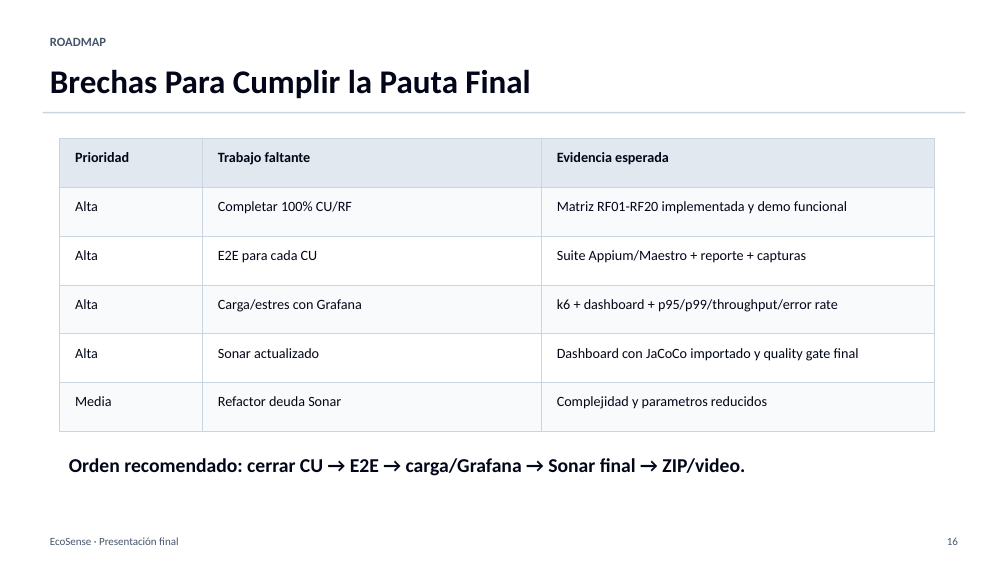
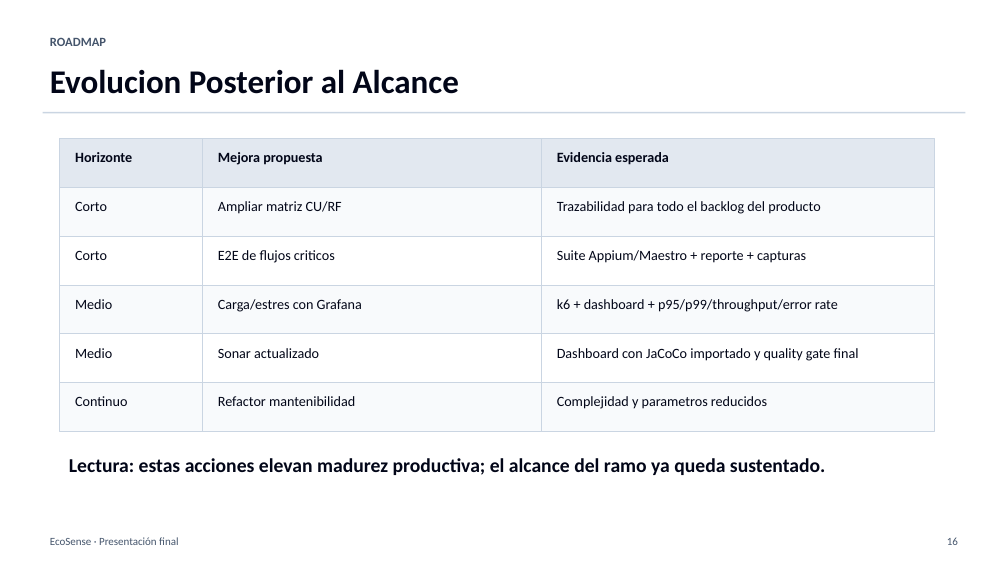
Before and after one commit to Billyflin/UfroSustentableApp, a slide deck: slide 16 of docs/presentacion-final-ecosense.pptx. Drawn at 1008x567 pixels with LibreOffice and Linux fonts; fonts in the diff are those of the drawing. Boxes give left, top, right and bottom in pixels: in the first picture for what was removed or moved away, otherwise in the second. Text is boxed around its words. In the diff, an @@ line names an element or a change of style, - is before the commit and + after.

```diff
--- a/docs/presentacion-final-ecosense.pptx
+++ b/docs/presentacion-final-ecosense.pptx
@@ text at (x1=50, y1=69, x2=459, y2=94): text changed @@
-Brechas Para Cumplir la Pauta Final
+Evolucion Posterior al Alcance
@@ text at (x1=75, y1=152, x2=132, y2=162): text changed @@
-Prioridad
+Horizonte
@@ text at (x1=218, y1=152, x2=322, y2=165): text changed @@
-Trabajo faltante
+Mejora propuesta
@@ text at (x1=75, y1=202, x2=107, y2=211): text changed @@
-Alta
+Corto
@@ text at (x1=218, y1=201, x2=342, y2=214): text changed @@
-Completar 100% CU/RF
+Ampliar matriz CU/RF
@@ text at (x1=557, y1=201, x2=820, y2=214): text changed @@
-Matriz RF01-RF20 implementada y demo funcional
+Trazabilidad para todo el backlog del producto
@@ text at (x1=75, y1=250, x2=107, y2=260): text changed @@
-Alta
+Corto
@@ text at (x1=218, y1=250, x2=335, y2=263): text changed @@
-E2E para cada CU
+E2E de flujos criticos
@@ text at (x1=75, y1=299, x2=112, y2=309): text changed @@
-Alta
+Medio
@@ text at (x1=75, y1=348, x2=112, y2=358): text changed @@
-Alta
+Medio
@@ text at (x1=75, y1=396, x2=127, y2=406): text changed @@
-Media
+Continuo
@@ text at (x1=218, y1=396, x2=355, y2=406): text changed @@
-Refactor deuda Sonar
+Refactor mantenibilidad
@@ text at (x1=69, y1=458, x2=825, y2=475): text changed @@
-Orden recomendado: cerrar CU → E2E → carga/Grafana → Sonar final → ZIP/video.
+Lectura: estas acciones elevan madurez productiva; el alcance del ramo ya queda sustentado.
```
Also in this commit, not shown: 9 other slides changed, 1 other file.
